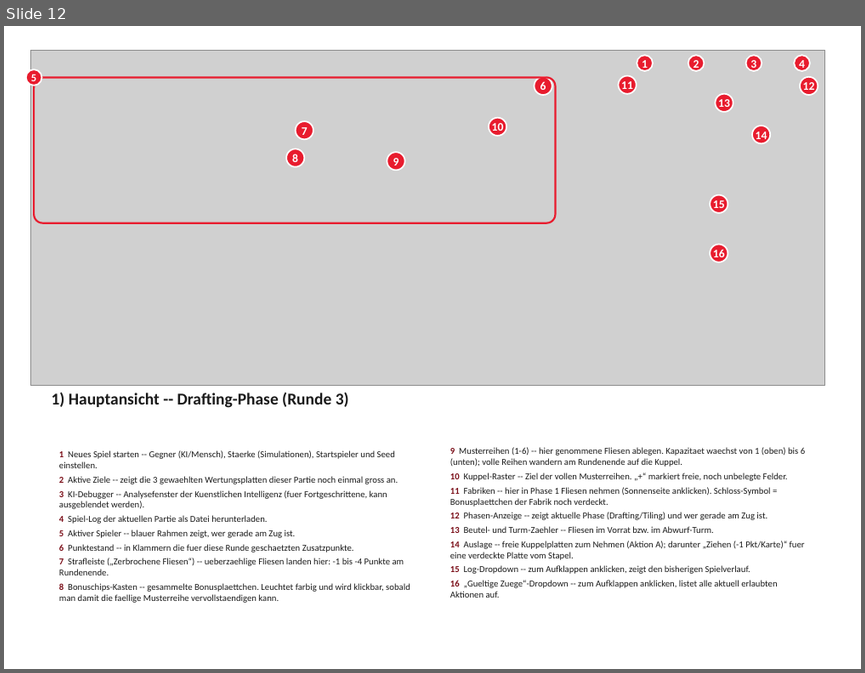
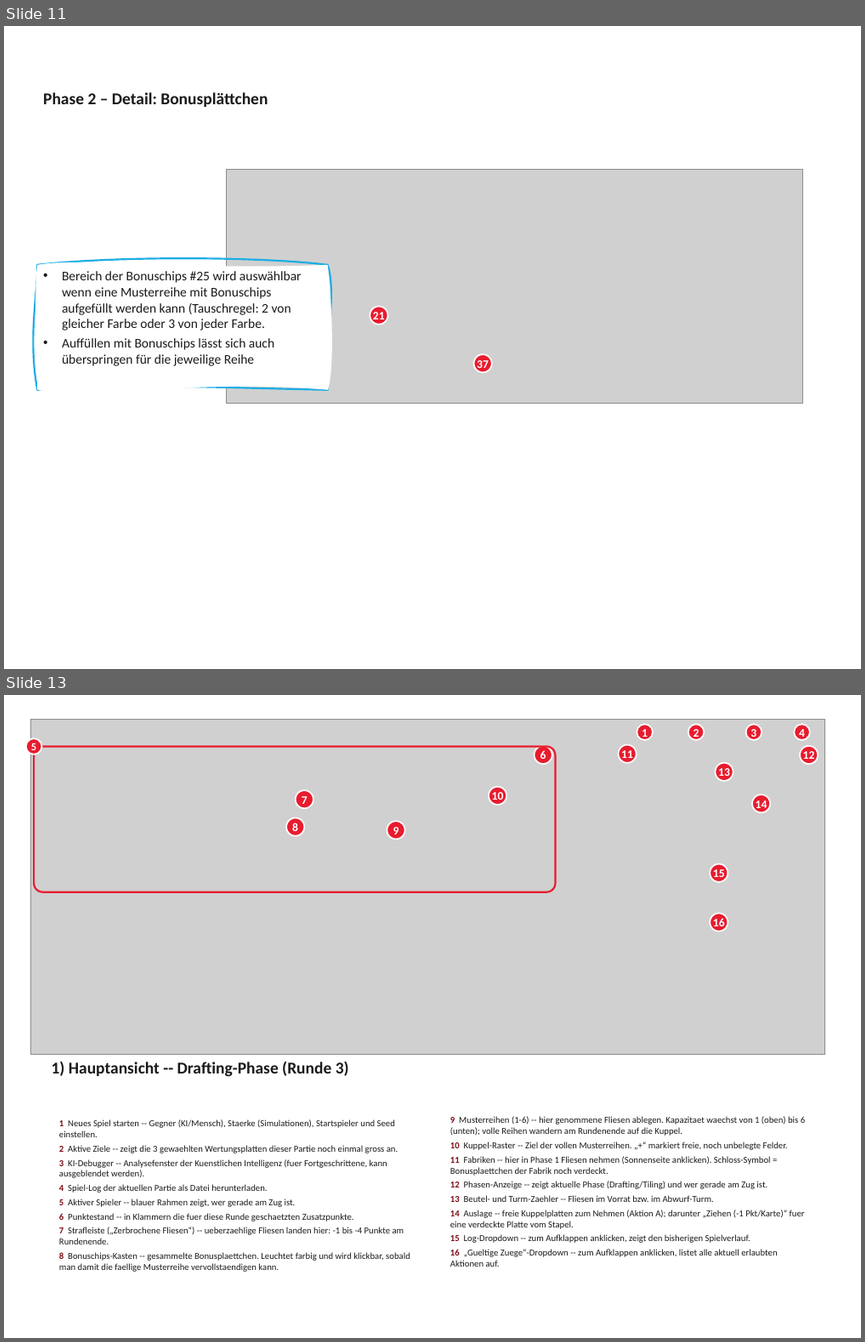
Before and after one commit to artfox1985/mosaic-AI, a slide deck: docs/game_manual_GUI.pptx. Shown one above the other, each under a label of ours: slide 12 before the commit, slides 11 and 13 after it; the slides between them are not shown. The pictures are 865x673 and 865x1342 pixels, drawn with LibreOffice and Linux fonts; fonts in the diff are those of the drawing; grey boxes stand for pictures. Boxes give left, top, right and bottom in pixels: in the first picture for what was removed or moved away, otherwise in the second. Text is boxed around its words. In the diff, an @@ line names an element or a change of style, - is before the commit and + after.

```diff
--- a/docs/game_manual_GUI.pptx
+++ b/docs/game_manual_GUI.pptx
@@ slide 11 added at <box>4,26,861,669</box>, background #FFFFFF @@
@@ text added at <box>43,92,268,107</box>, 20 pt, text #1A1A1A, bold @@
+Phase 2 – Detail: Bonusplättchen
@@ picture added at <box>226,169,802,403</box> @@
@@ freeform shape added at <box>37,265,327,390</box>, fill #FFFFFF, outline #1CADE4 2.25 pt, 16 pt, text #1A1A1A @@
+• Bereich der Bonuschips #25 wird auswählbar wenn eine Musterreihe mit Bonuschips aufgefüllt werden kann (Tauschregel: 2 von gleicher Farbe oder 3 von jeder Farbe.
+• Auffüllen mit Bonuschips lässt sich auch überspringen für die jeweilige Reihe
@@ ellipse added at <box>370,306,387,324</box>, fill #E81C2E, outline #FFFFFF 1.75 pt, 14 pt, text #FFFFFF, bold @@
+21
@@ ellipse added at <box>474,354,492,372</box>, fill #E81C2E, outline #FFFFFF 1.75 pt, 14 pt, text #FFFFFF, bold @@
+37
@@ what was slide 12 is now slide 13 @@
```
Also in this commit, not shown: 8 slides changed, 2 other slides added, 1 slide removed, 7 other files.
